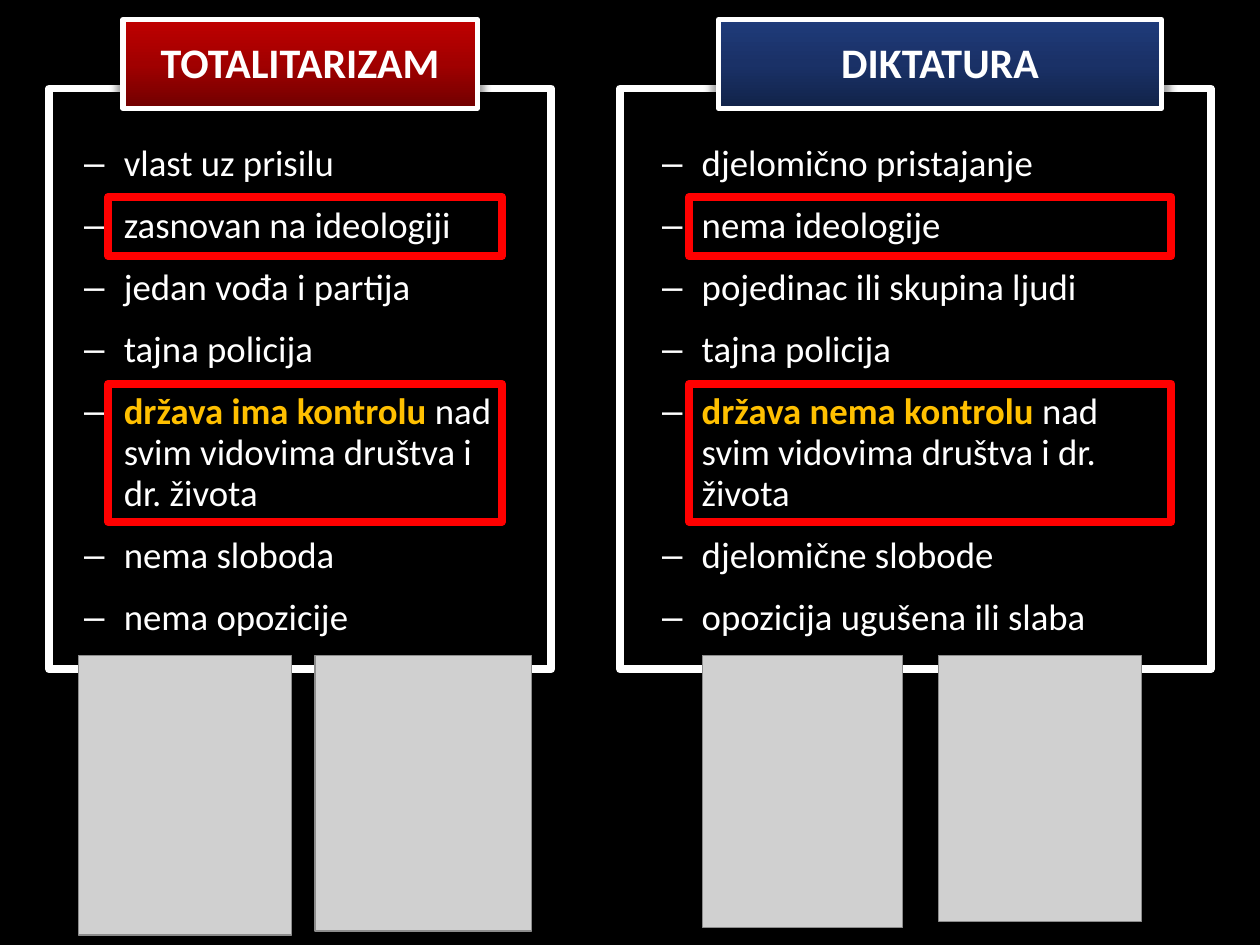
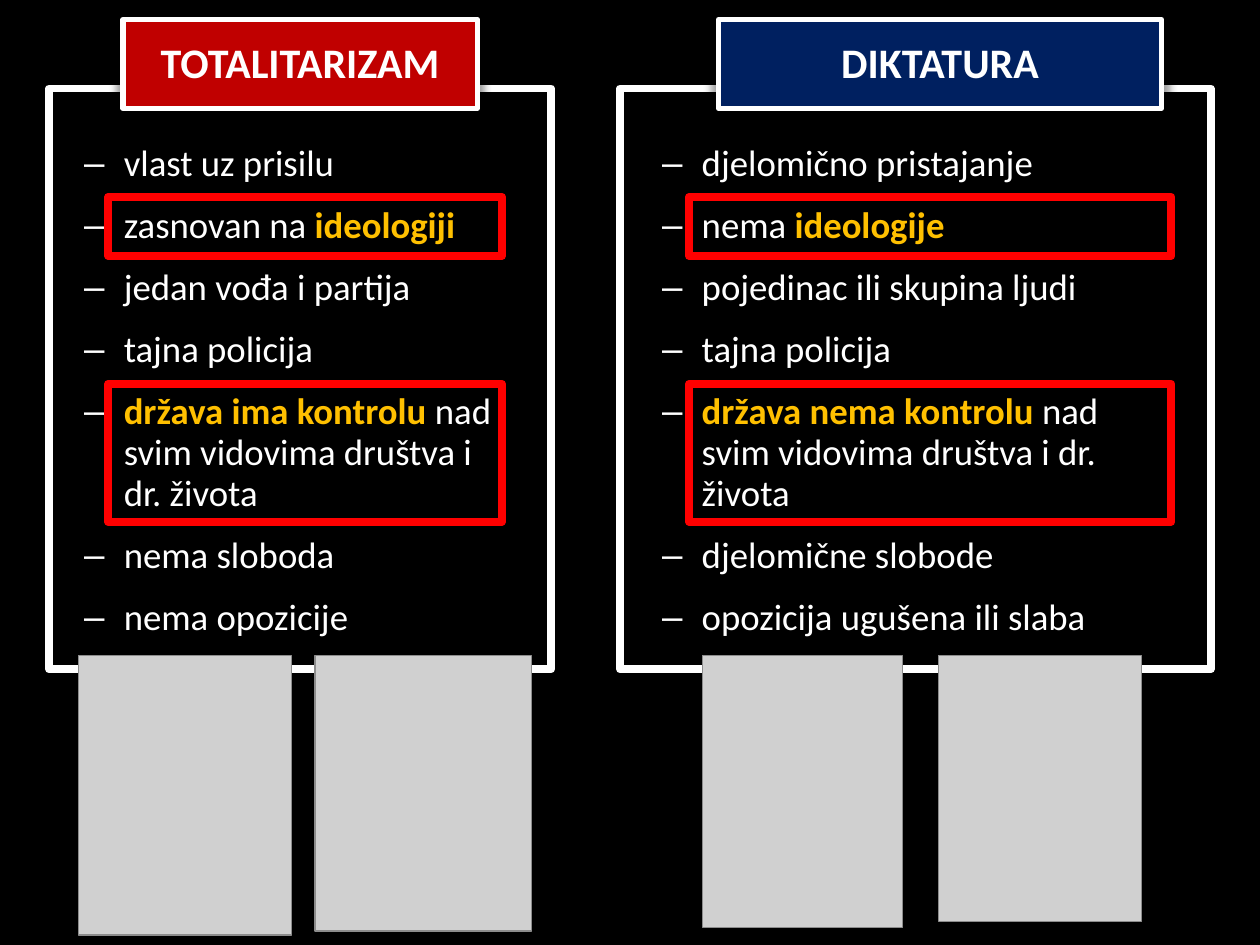
Before and after one commit to cornx/print, a slide deck: slide 10 of data/prezentacije/politika/003_tipovi_politickih_poredaka.pptx. Drawn at 1260x945 pixels with LibreOffice and Linux fonts; fonts in the diff are those of the drawing; grey boxes stand for pictures. Boxes give left, top, right and bottom in pixels: in the first picture for what was removed or moved away, otherwise in the second. Text is boxed around its words. In the diff, an @@ line names an element or a change of style, - is before the commit and + after.

```diff
--- a/data/prezentacije/politika/003_tipovi_politickih_poredaka.pptx
+++ b/data/prezentacije/politika/003_tipovi_politickih_poredaka.pptx
@@ rectangle "TOTALITARIZAM" at box(123, 20, 478, 108): fill gradient #720000 to #A20000 to #C00000 to #C00000 @@
@@ rectangle "DIKTATURA" at box(718, 20, 1162, 108): fill gradient #122349 to #1A3168 to #1F3B7B to #002060 @@
@@ text at box(124, 212, 455, 245): text colour #FFFFFF to #FFC000, bold on in "ideologiji" @@
@@ text at box(702, 212, 945, 245): text colour #FFFFFF to #FFC000, bold on in "ideologije" @@
```
Also in this commit, not shown: 11 other slides changed.
